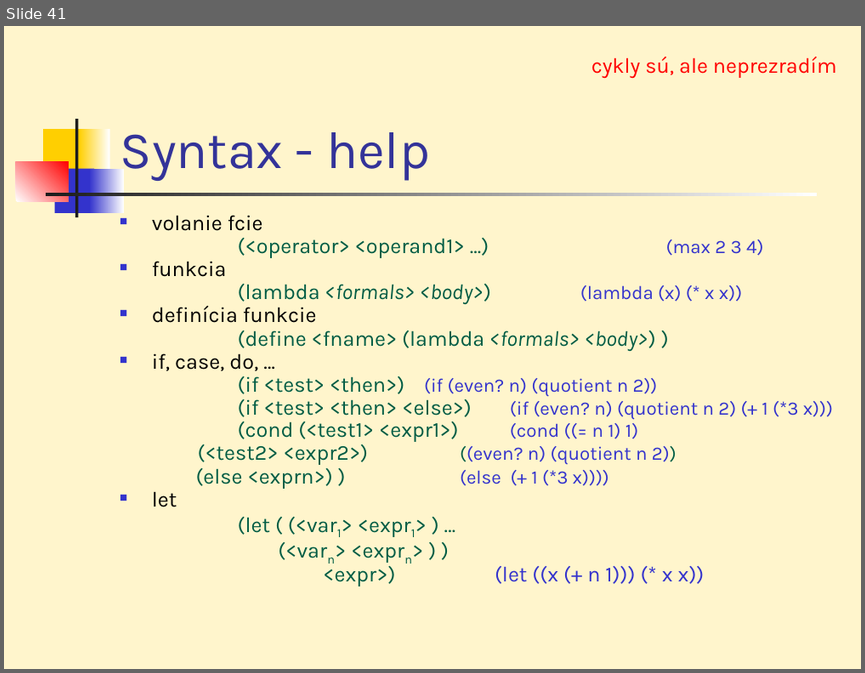
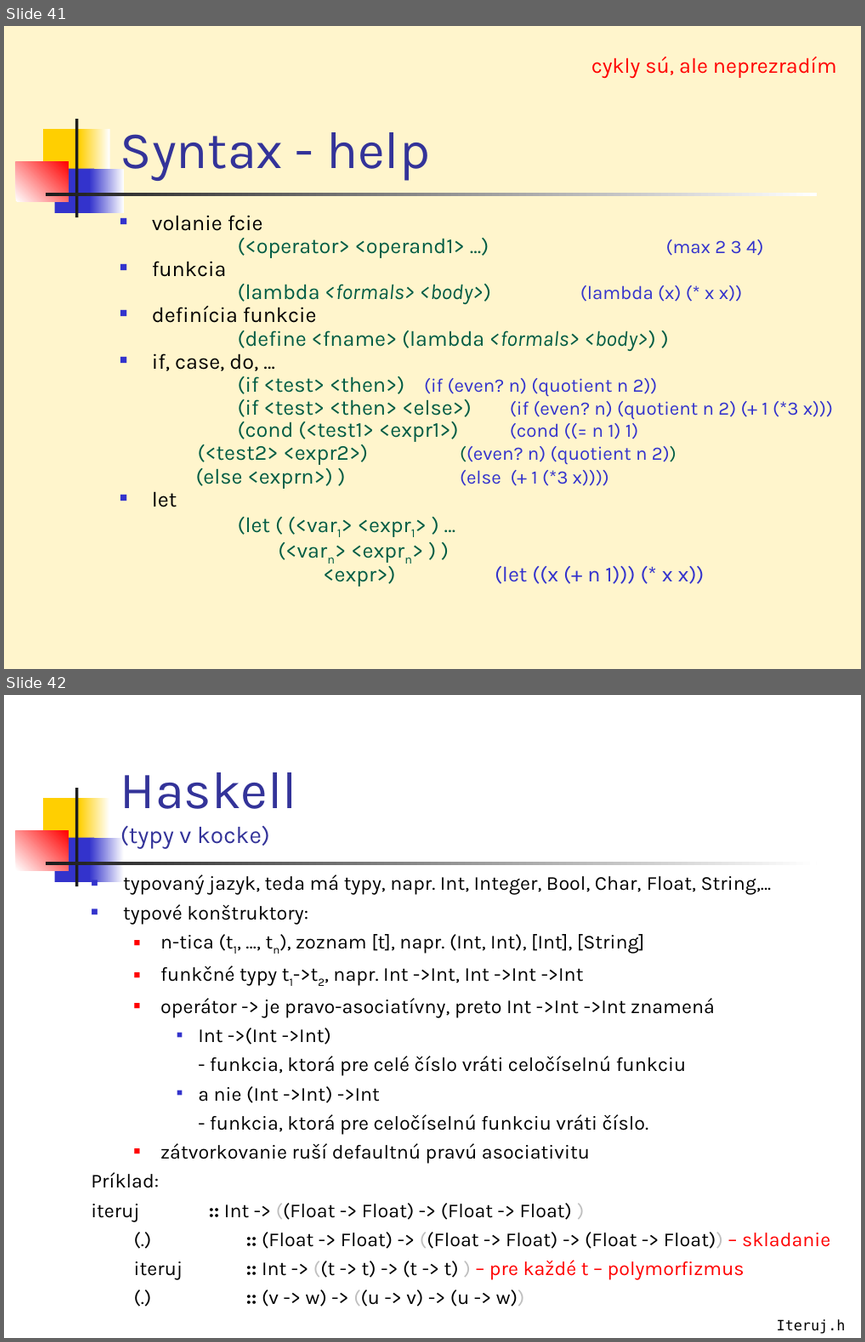
Before and after one commit to Funkcionalne/Prednasky, a slide deck: 01/01_fpro.ppt. Shown one above the other, each under a label of ours: slide 41 before the commit, slides 41 and 42 after it. The pictures are 865x673 and 865x1342 pixels, drawn with LibreOffice and Linux fonts; fonts in the diff are those of the drawing. Boxes give left, top, right and bottom in pixels: in the first picture for what was removed or moved away, otherwise in the second. Text is boxed around its words. In the diff, an @@ line names an element or a change of style, - is before the commit and + after.

Commit message:
pridany haskell

```diff
--- a/01/01_fpro.ppt
+++ b/01/01_fpro.ppt
@@ slide 42 added at <box>4,695,861,1338</box>, background #FFFFFF; not listed: 7 template elements that a slide beside it also shows @@
@@ title added at <box>120,772,297,849</box>, 20 pt, text #333399 @@
+Haskell
+(typy v kocke)
@@ text added at <box>91,874,830,1306</box>, 16.6 pt, text #000000 @@
+■ typovaný jazyk, teda má typy, napr. Int, Integer, Bool, Char, Float, String,...
+■ typové konštruktory:
+  ■ n-tica (t1, …, tn), zoznam [t], napr. (Int, Int), [Int], [String]
+  ■ funkčné typy t1->t2, napr. Int ->Int, Int ->Int ->Int
+  ■ operátor -> je pravo-asociatívny, preto Int ->Int ->Int znamená
+    ■ Int ->(Int ->Int)
+    - funkcia, ktorá pre celé číslo vráti celočíselnú funkciu
+    ■ a nie (Int ->Int) ->Int
+    - funkcia, ktorá pre celočíselnú funkciu vráti číslo.
+  ■ zátvorkovanie ruší defaultnú pravú asociativitu
+Príklad:
+iteruj :: Int -> ((Float -> Float) -> (Float -> Float) )
+  (.) :: (Float -> Float) -> ((Float -> Float) -> (Float -> Float)) – skladanie
+  iteruj :: Int -> ((t -> t) -> (t -> t) ) – pre každé t – polymorfizmus
+  (.) :: (v -> w) -> ((u -> v) -> (u -> w))
@@ text added at <box>777,1319,846,1333</box>, 12 pt, text #000000 @@
+Iteruj.hs
```
Also in this commit, not shown: 4 other slides added, 3 other files.
